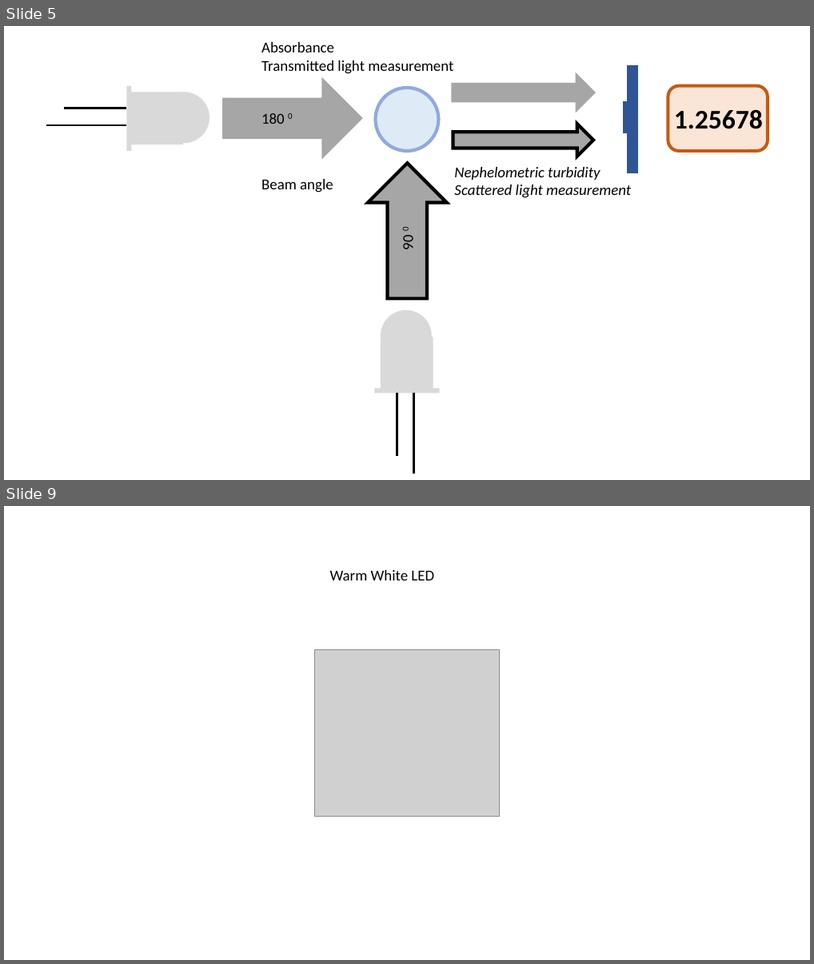
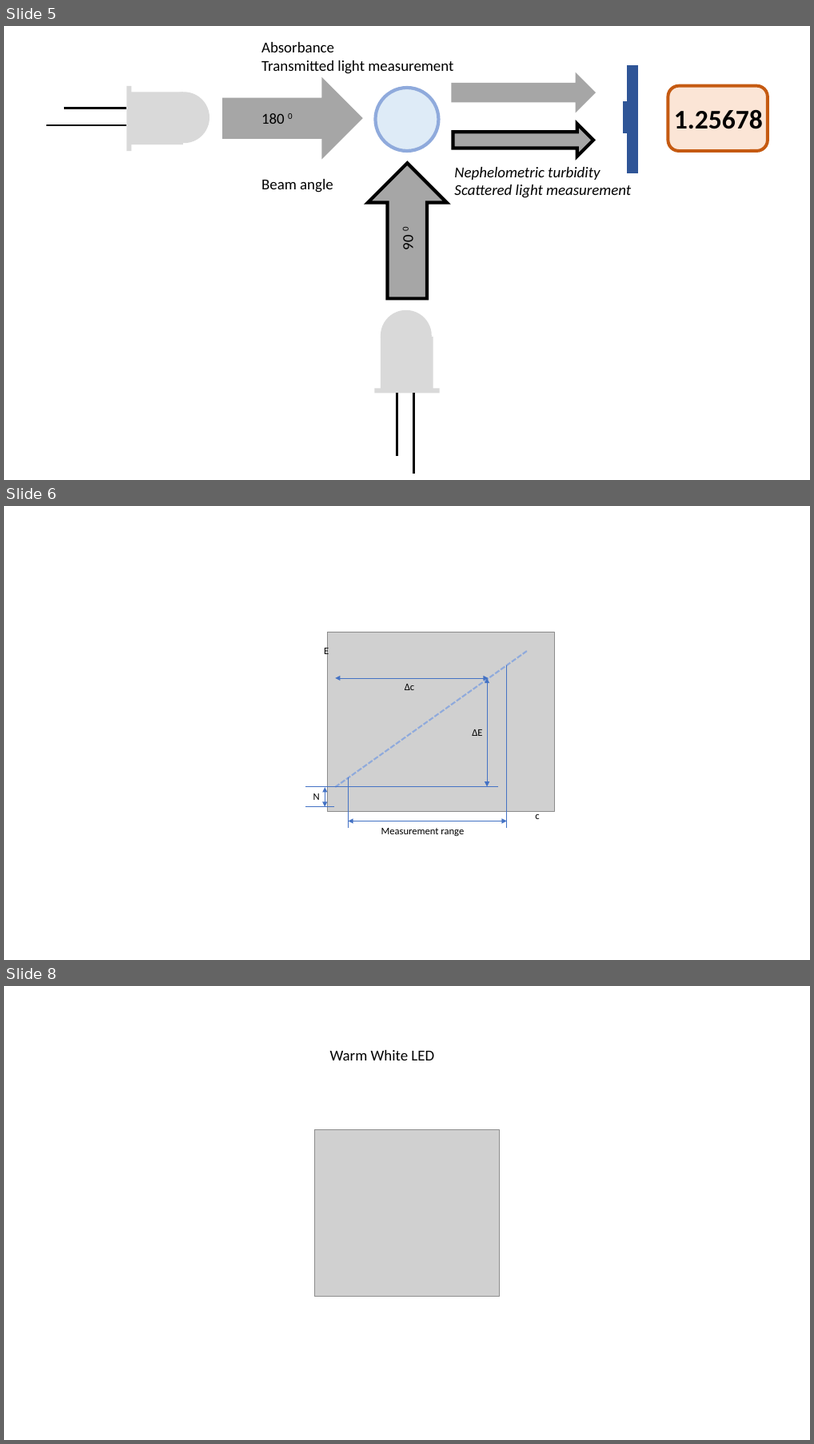
Before and after one commit to smartaquametering/smartPhotometer, a slide deck: setup/network.pptx. Shown one above the other, each under a label of ours: slides 5 and 9 before the commit, slides 5, 6 and 8 after it; the slides between them are not shown. The pictures are 814x964 and 814x1444 pixels, drawn with LibreOffice and Linux fonts; fonts in the diff are those of the drawing; grey boxes stand for pictures. Boxes give left, top, right and bottom in pixels: in the first picture for what was removed or moved away, otherwise in the second. Text is boxed around its words. In the diff, an @@ line names an element or a change of style, - is before the commit and + after.

```diff
--- a/setup/network.pptx
+++ b/setup/network.pptx
@@ slide 6 added at (4, 506, 810, 960), background #FFFFFF @@
@@ group added at (306, 632, 554, 836): 6 texts, 5 lines, 4 double arrows, 1 picture @@
+E
+c
+N
+Measurement range
+Δc
+ΔE
@@ what was slide 9 is now slide 8 @@
```
Also in this commit, not shown: 2 slides removed, 1 other file.
